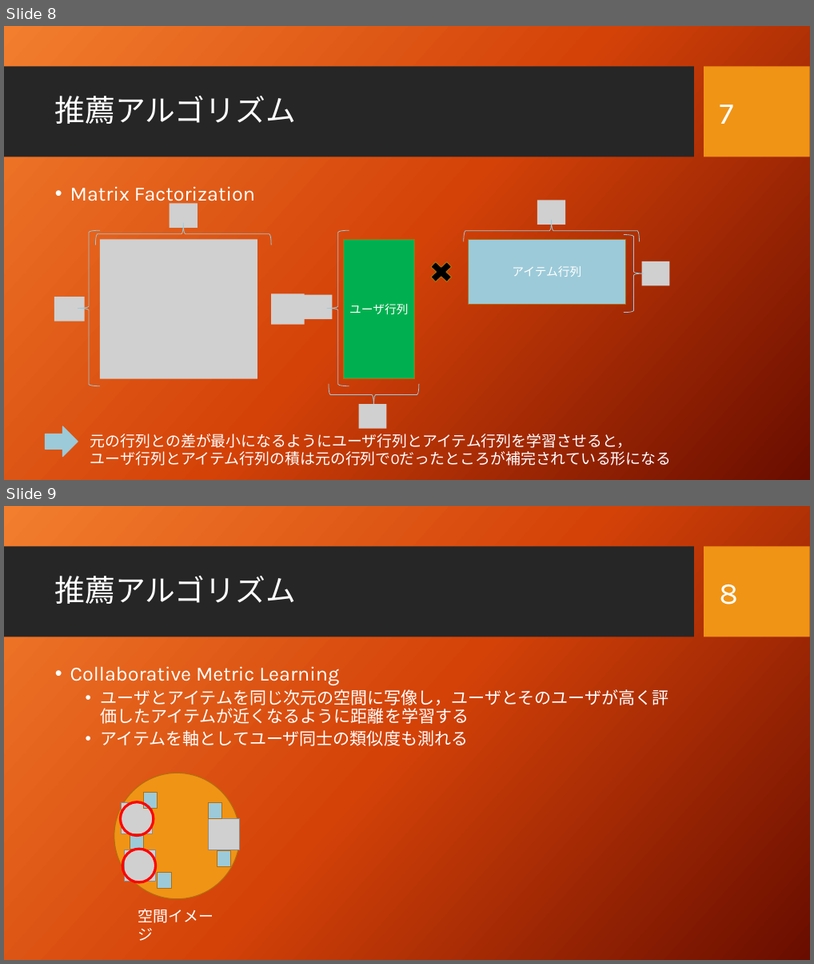
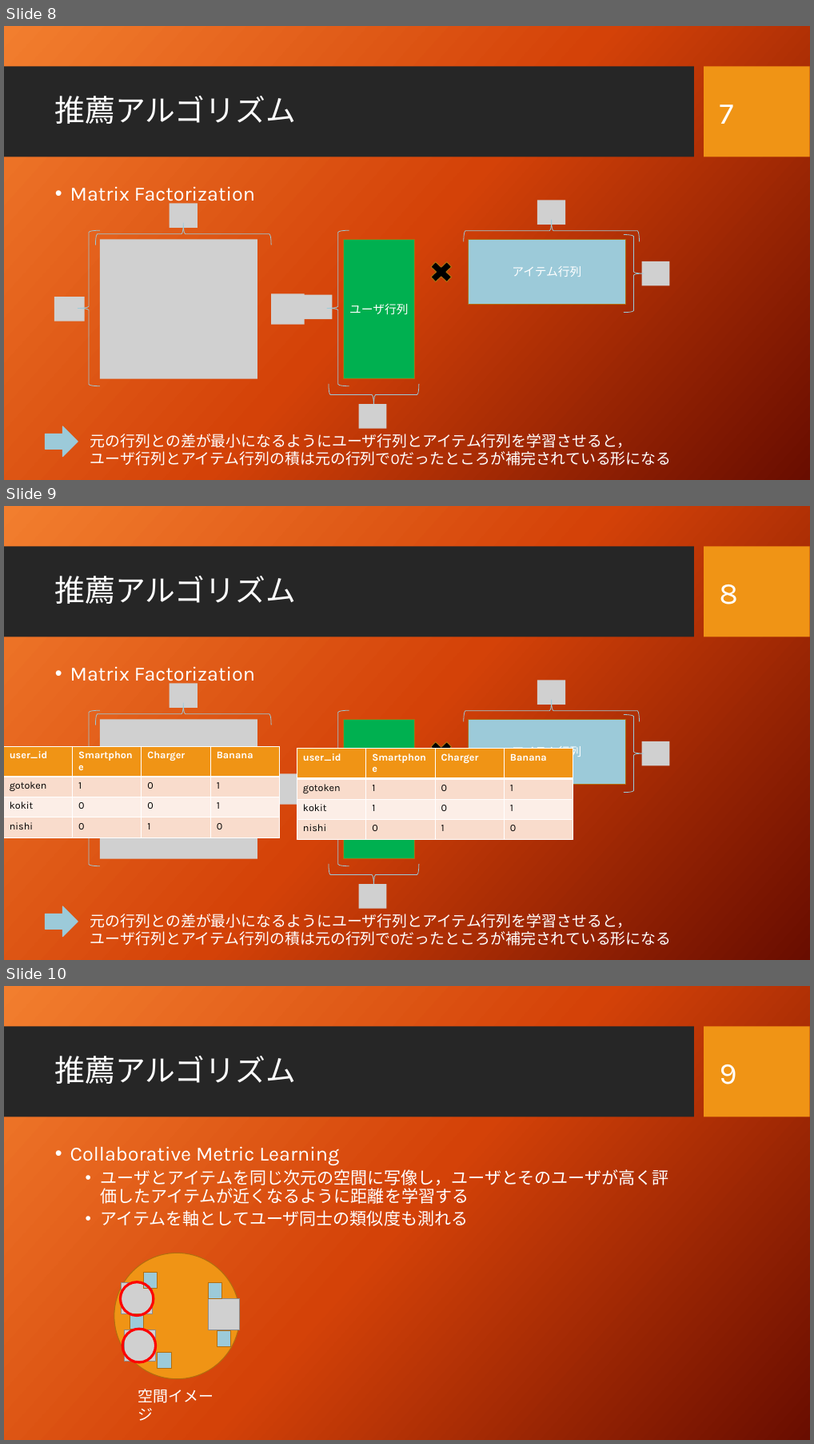
Before and after one commit to yoshi-practice/dokata_lecture, a slide deck: Lecture_Slides/recommendation_algorithm.pptx. Shown one above the other, each under a label of ours: slides 8 and 9 before the commit, slides 8, 9 and 10 after it. The pictures are 814x964 and 814x1444 pixels, drawn with LibreOffice and Linux fonts; fonts in the diff are those of the drawing; grey boxes stand for pictures; background and template pictures are left out. Boxes give left, top, right and bottom in pixels: in the first picture for what was removed or moved away, otherwise in the second. Text is boxed around its words. In the diff, an @@ line names an element or a change of style, - is before the commit and + after.

```diff
--- a/Lecture_Slides/recommendation_algorithm.pptx
+++ b/Lecture_Slides/recommendation_algorithm.pptx
@@ slide 9 added at <box>4,506,810,960</box>, background picture (left out); not listed: 2 template elements that a slide beside it also shows @@
@@ title added at <box>55,576,296,604</box>, 36 pt, text #FFFFFF @@
+推薦アルゴリズム
@@ page number added at <box>720,584,738,604</box>, 36 pt, text #FFFFFF @@
+8
@@ text added at <box>70,666,255,686</box>, 24 pt, text #FFFFFF @@
+• Matrix Factorization
@@ picture added at <box>169,684,198,708</box> @@
@@ picture added at <box>538,680,566,704</box> @@
@@ left brace added at <box>78,711,99,866</box>, outline #9CCAD9 0.75 pt @@
@@ left brace added at <box>95,703,271,724</box>, outline #9CCAD9 0.75 pt @@
@@ picture added at <box>99,719,258,858</box> @@
@@ left brace added at <box>328,711,350,866</box>, outline #9CCAD9 0.75 pt @@
@@ rectangle added at <box>344,719,414,858</box>, fill #00B050, outline #B26D10 1 pt, 14 pt, text #FFFFFF @@
+ユーザ行列
@@ left brace added at <box>463,700,639,722</box>, outline #9CCAD9 0.75 pt @@
@@ rectangle added at <box>469,719,626,784</box>, fill #9CCAD9, outline #B26D10 1 pt, 14 pt, text #FFFFFF @@
+アイテム行列
@@ left brace added at <box>624,715,644,792</box>, outline #9CCAD9 0.75 pt @@
@@ cross added at <box>426,737,457,766</box>, fill #000000, outline #B26D10 1 pt @@
@@ picture added at <box>642,741,670,765</box> @@
@@ table added at <box>4,746,279,832</box>, 4 rows, 4 columns @@
+user_id | Smartphone | Charger | Banana
+gotoken | 1 | 0 | 1
+kokit | 0 | 0 | 1
+nishi | 0 | 1 | 0
@@ table added at <box>298,748,574,834</box>, 4 rows, 4 columns @@
+user_id | Smartphone | Charger | Banana
+gotoken | 1 | 0 | 1
+kokit | 1 | 0 | 1
+nishi | 0 | 1 | 0
@@ picture added at <box>54,776,85,800</box> @@
@@ picture added at <box>271,773,305,804</box> @@
@@ picture added at <box>302,775,333,799</box> @@
@@ left brace added at <box>329,864,419,885</box>, outline #9CCAD9 0.75 pt @@
@@ picture added at <box>359,884,387,908</box> @@
@@ right arrow added at <box>45,906,78,936</box>, fill #9CCAD9, outline #9CCAD9 1 pt @@
@@ text added at <box>90,910,672,948</box>, 18 pt, text #FFFFFF @@
+元の行列との差が最小になるようにユーザ行列とアイテム行列を学習させると，
+ユーザ行列とアイテム行列の積は元の行列で0だったところが補完されている形になる
@@ what was slide 9 is now slide 10 @@
@@ page number at <box>720,1064,738,1084</box>: text changed @@
-8
+9
```
Also in this commit, not shown: 1 slide changed.
